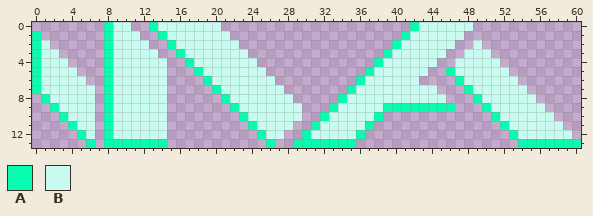
A pixel-art sprite gets an edit: images/myLogoMini.png. The picture above is the old version.
The file is 61x14 pixels.
Palette (. is transparent): A #08fcb0  B #c8fcf0
The same view after the edit:
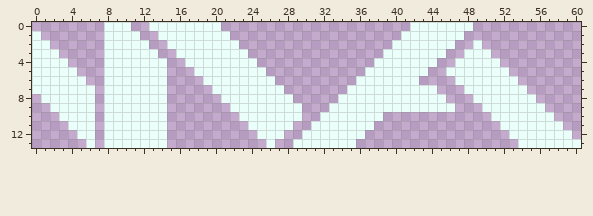
What changed:
colour B: #c8fcf0 -> #eafffa
y 0: x 8 A -> B; x 13 A -> B; x 42 A -> B
y 1: x 0 A -> B; x 8 A -> B; x 14 A -> B; x 41 A -> B
y 2: x 0 A -> B; x 8 A -> B; x 15 A -> B; x 40 A -> B
y 3: x 0 A -> B; x 8 A -> B; x 16 A -> B; x 39 A -> B
y 4: x 0 A -> B; x 8 A -> B; x 17 A -> B; x 38 A -> B
y 5: x 0 A -> B; x 8 A -> B; x 18 A -> B; x 37 A -> B; x 46 A -> B
y 6: x 0 A -> B; x 8 A -> B; x 19 A -> B; x 36 A -> B; x 47 A -> B
y 7: x 0 A -> B; x 8 A -> B; x 20 A -> B; x 35 A -> B; x 48 A -> B
y 8: x 1 A -> B; x 8 A -> B; x 21 A -> B; x 34 A -> B; x 49 A -> B
y 9: x 2 A -> B; x 8 A -> B; x 22 A -> B; x 33 A -> B; x 39..46 AAAAAAAA -> BBBBBBBB; x 50 A -> B
y 10: x 3 A -> B; x 8 A -> B; x 23 A -> B; x 32 A -> B; x 38 A -> B; x 51 A -> B
y 11: x 4 A -> B; x 8 A -> B; x 24 A -> B; x 31 A -> B; x 37 A -> B; x 52 A -> B
y 12: x 5 A -> B; x 8 A -> B; x 25 A -> B; x 30 A -> B; x 36 A -> B; x 53 A -> B
y 13: x 6 A -> B; x 8..14 AAAAAAA -> BBBBBBB; x 26 A -> B; x 29..35 AAAAAAA -> BBBBBBB; x 54..60 AAAAAAA -> BBBBBBB
Boxes around the changes in both pictures, in picture pixels (x1, y1, x2, y2):
changed: (32, 22, 581, 148)
